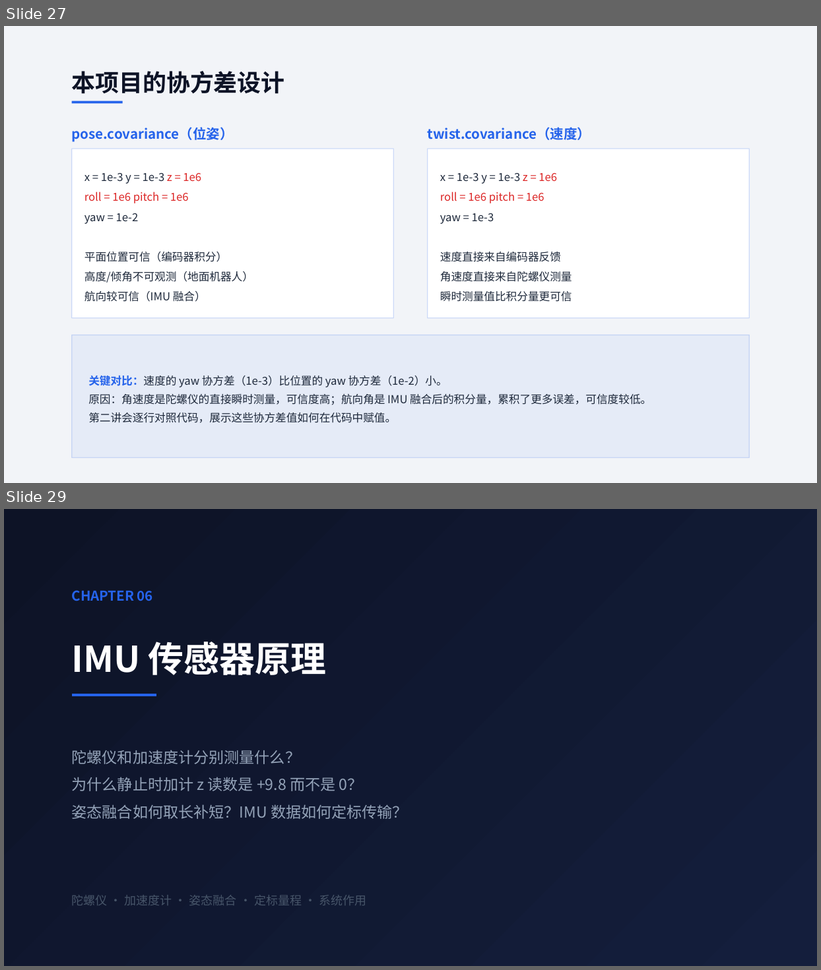
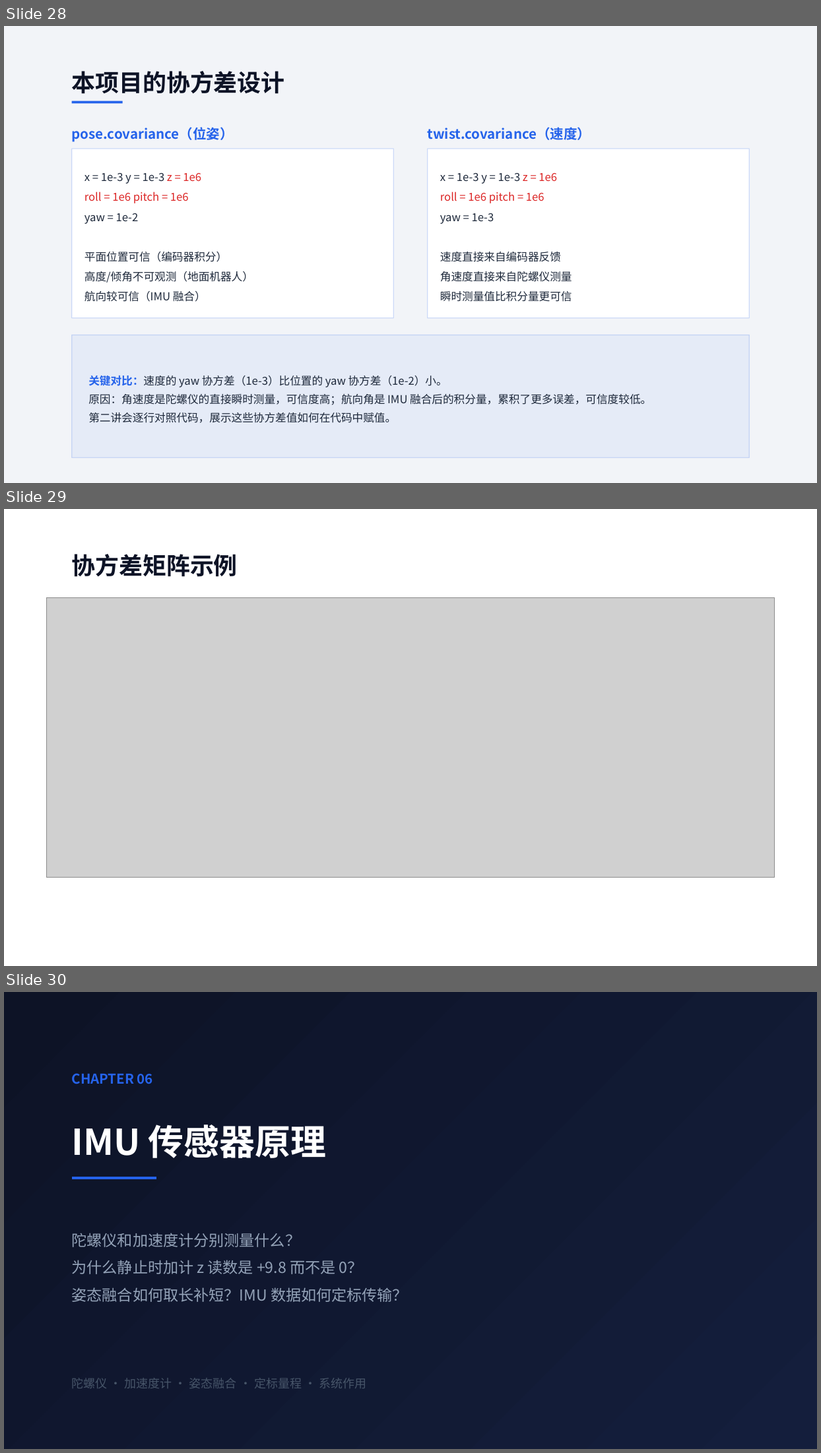
Before and after one commit to dreamcather726/projects-archive, a slide deck: projects/06-ROS2-Engineering-Labs/9第九课/移动机器人底盘驱动技术——理论学习课件.pptx. Shown one above the other, each under a label of ours: slides 27 and 29 before the commit, slides 28, 29 and 30 after it; the slides between them are not shown. The pictures are 821x970 and 821x1453 pixels, drawn with LibreOffice and Linux fonts; fonts in the diff are those of the drawing; grey boxes stand for pictures. Boxes give left, top, right and bottom in pixels: in the first picture for what was removed or moved away, otherwise in the second. Text is boxed around its words. In the diff, an @@ line names an element or a change of style, - is before the commit and + after.

```diff
--- a/projects/06-ROS2-Engineering-Labs/9第九课/移动机器人底盘驱动技术——理论学习课件.pptx
+++ b/projects/06-ROS2-Engineering-Labs/9第九课/移动机器人底盘驱动技术——理论学习课件.pptx
@@ slide 29 added at (4, 509, 817, 966), background #FFFFFF @@
@@ text added at (72, 554, 238, 577), 28 pt, text #0D1326, bold @@
+协方差矩阵示例
@@ picture added at (47, 597, 775, 878) @@
@@ what was slide 27 is now slide 28 @@
@@ what was slide 29 is now slide 30 @@
```
Also in this commit, not shown: 1 slide changed, 2 other files.
